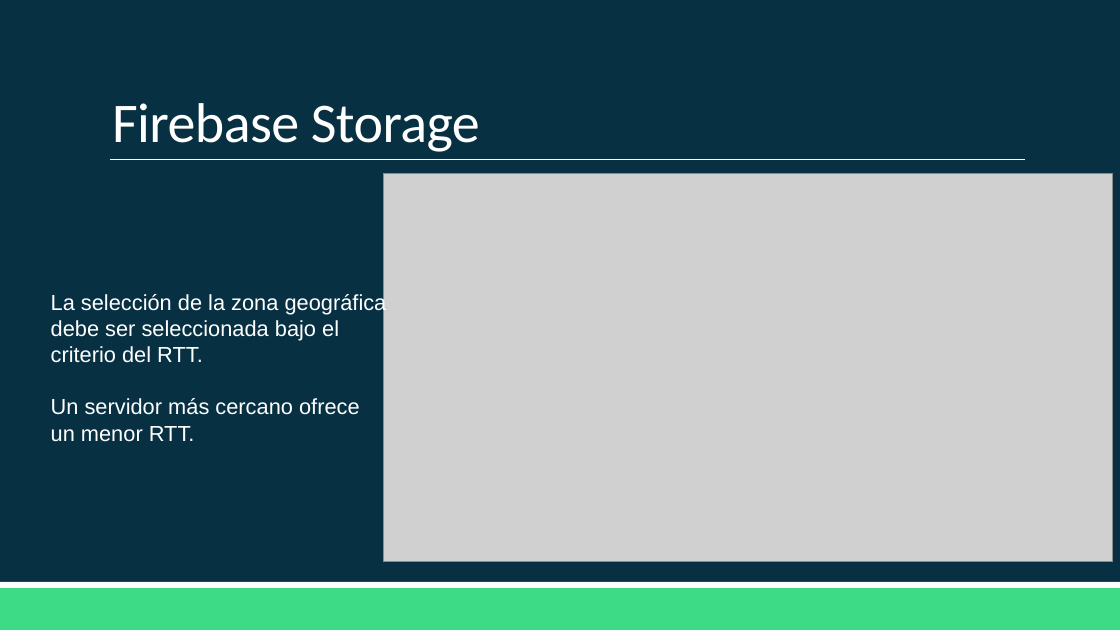
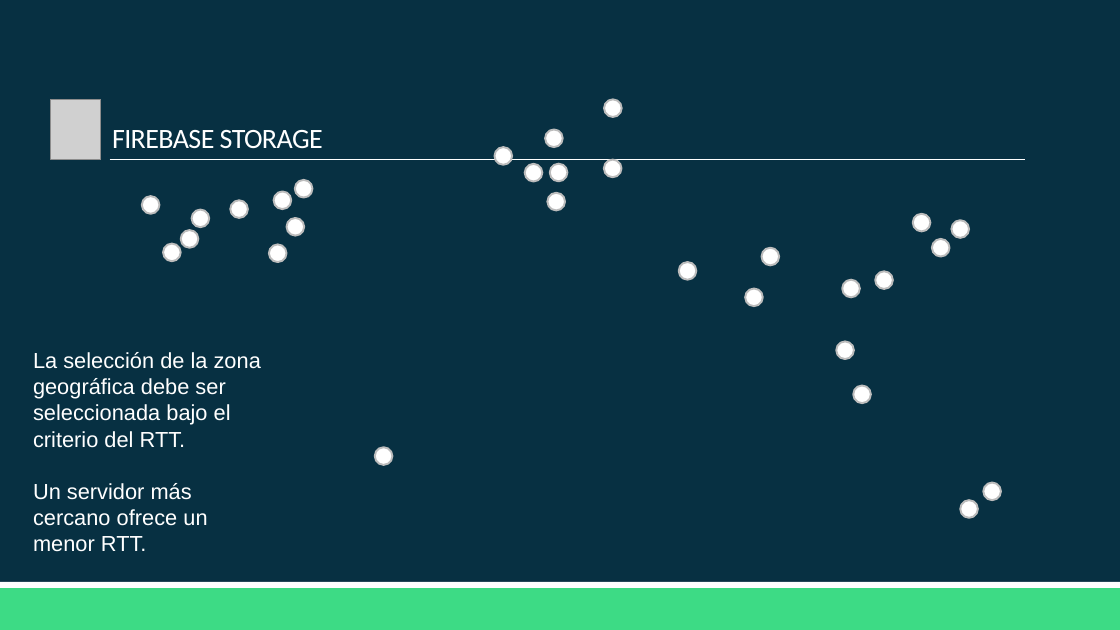
Before and after one commit to Domiciano/AppMoviles201, a slide deck: slide 4 of Clase 13/Clase 13.pptx. Drawn at 1120x630 pixels with LibreOffice and Linux fonts; fonts in the diff are those of the drawing; grey boxes stand for pictures; background and template pictures are left out. Boxes give left, top, right and bottom in pixels: in the first picture for what was removed or moved away, otherwise in the second. Text is boxed around its words. In the diff, an @@ line names an element or a change of style, - is before the commit and + after.

```diff
--- a/Clase 13/Clase 13.pptx
+++ b/Clase 13/Clase 13.pptx
@@ picture added at (50, 100, 101, 160) @@
@@ ellipse added at (604, 100, 622, 118), fill #FFFFFF, outline #BDBDBD 1.25 pt @@
@@ title at (112, 130, 323, 148): text changed; size 36 to 18 pt @@
-Firebase Storage
+FIREBASE STORAGE
@@ ellipse added at (495, 147, 513, 165), fill #FFFFFF, outline #BDBDBD 1.25 pt @@
@@ ellipse added at (545, 130, 563, 148), fill #FFFFFF, outline #BDBDBD 1.25 pt @@
@@ picture removed at (384, 174, 1113, 561) @@
@@ ellipse added at (525, 164, 543, 181), fill #FFFFFF, outline #BDBDBD 1.25 pt @@
@@ ellipse added at (550, 164, 568, 181), fill #FFFFFF, outline #BDBDBD 1.25 pt @@
@@ ellipse added at (604, 160, 622, 178), fill #FFFFFF, outline #BDBDBD 1.25 pt @@
@@ ellipse added at (142, 196, 160, 214), fill #FFFFFF, outline #BDBDBD 1.25 pt @@
@@ ellipse added at (192, 209, 209, 227), fill #FFFFFF, outline #BDBDBD 1.25 pt @@
@@ ellipse added at (231, 200, 249, 218), fill #FFFFFF, outline #BDBDBD 1.25 pt @@
@@ ellipse added at (273, 192, 291, 209), fill #FFFFFF, outline #BDBDBD 1.25 pt @@
@@ ellipse added at (295, 180, 312, 198), fill #FFFFFF, outline #BDBDBD 1.25 pt @@
@@ ellipse added at (548, 193, 566, 211), fill #FFFFFF, outline #BDBDBD 1.25 pt @@
@@ ellipse added at (180, 230, 198, 248), fill #FFFFFF, outline #BDBDBD 1.25 pt @@
@@ ellipse added at (287, 218, 305, 236), fill #FFFFFF, outline #BDBDBD 1.25 pt @@
@@ ellipse added at (913, 214, 931, 232), fill #FFFFFF, outline #BDBDBD 1.25 pt @@
@@ ellipse added at (932, 239, 950, 256), fill #FFFFFF, outline #BDBDBD 1.25 pt @@
@@ ellipse added at (952, 221, 970, 239), fill #FFFFFF, outline #BDBDBD 1.25 pt @@
@@ ellipse added at (164, 244, 181, 262), fill #FFFFFF, outline #BDBDBD 1.25 pt @@
@@ ellipse added at (269, 244, 287, 262), fill #FFFFFF, outline #BDBDBD 1.25 pt @@
@@ ellipse added at (679, 262, 697, 280), fill #FFFFFF, outline #BDBDBD 1.25 pt @@
@@ ellipse added at (762, 248, 780, 265), fill #FFFFFF, outline #BDBDBD 1.25 pt @@
@@ ellipse added at (745, 289, 763, 307), fill #FFFFFF, outline #BDBDBD 1.25 pt @@
@@ ellipse added at (842, 280, 860, 298), fill #FFFFFF, outline #BDBDBD 1.25 pt @@
@@ ellipse added at (875, 271, 893, 289), fill #FFFFFF, outline #BDBDBD 1.25 pt @@
@@ text "La selección de la zona ..." rewrapped from (51, 293, 387, 442) to (33, 352, 261, 552) @@
@@ ellipse added at (837, 342, 855, 360), fill #FFFFFF, outline #BDBDBD 1.25 pt @@
@@ ellipse added at (853, 385, 871, 403), fill #FFFFFF, outline #BDBDBD 1.25 pt @@
@@ ellipse added at (375, 447, 393, 465), fill #FFFFFF, outline #BDBDBD 1.25 pt @@
@@ ellipse added at (960, 501, 978, 519), fill #FFFFFF, outline #BDBDBD 1.25 pt @@
@@ ellipse added at (983, 483, 1001, 501), fill #FFFFFF, outline #BDBDBD 1.25 pt @@
```
Also in this commit, not shown: 7 other slides changed, 10 slides added.
